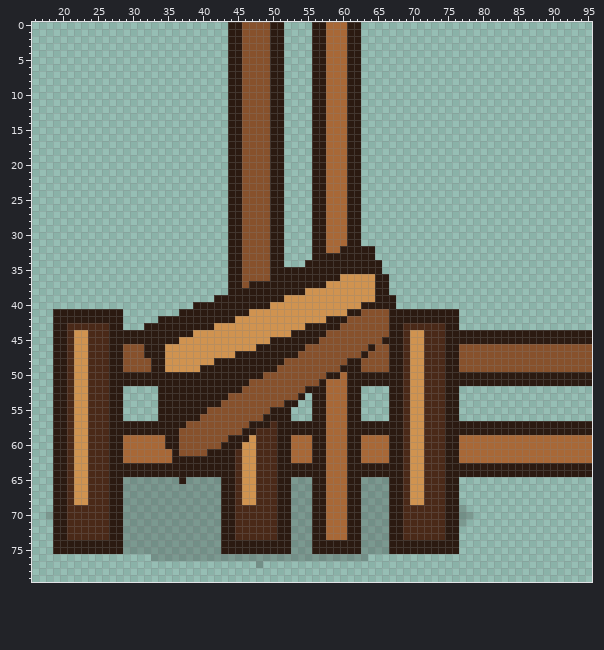
Two states of a pixel-art file, assets/source/aseprite/objects/placeables_96/gate_open_corner-up-right_96.aseprite. The picture above was drawn from the file before the commit.
96x96 pixels, 1 frame. Shown: x 16..95, y 0..79.
After:
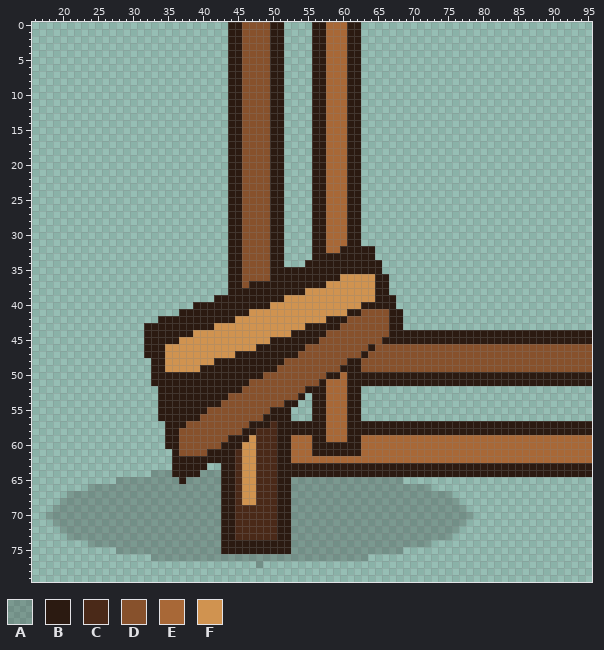
Palette (. is transparent): A #1b120d37  B #2b1a11  C #4a2918  D #87512c  E #a86837  F #d09350
Diff:
Colour A replaces colour B in row 64 at x 33 to 35 and 40 to 42; in row 65 at x 28, 56 to 57, 61 to 62 and 67 to 68; in row 66 at x 27 to 28, 56 to 57, 61 to 62 and 67 to 68; in row 67 at x 27 to 28, 56 to 57, 61 to 62, 67 to 68 and 75; in row 68 at x 20, 27 to 28, 56 to 57, 61 to 62, 67 to 68 and 75 to 76; in rows 69 to 71 at x 19 to 20, 27 to 28, 56 to 57, 61 to 62, 67 to 68 and 75 to 76.
Colour A replaces colour B in row 72 at x 20, 27 to 28, 56 to 57, 61 to 62, 67 to 68 and 75 to 76; in row 73 at x 27 to 28, 56 to 57, 61 to 62, 67 to 68 and 75; in row 74 at x 24 to 28, 56 to 62 and 67 to 72; in row 75 at x 28, 56 to 62 and 67 to 68.
Colour A replaces colour C in row 66 at x 24 to 26, 69 and 72; in rows 67 to 68 at x 21, 24 to 26, 69 and 72 to 74; in rows 69 to 73 at x 21 to 26 and 69 to 74.
Colour A replaces colour E in rows 65 to 73 at x 58 to 60.
Colour A replaces colour F in row 66 at x 70 to 71; in rows 67 to 68 at x 22 to 23 and 70 to 71.
Colour B replaces colour C in rows 44 to 45 at x 69 and 72 to 74; in rows 50 to 51 at x 69 and 72 to 74; in rows 57 to 58 at x 69 and 72 to 74; in rows 63 to 64 at x 69 and 72 to 74.
Colour B replaces colour E in rows 60 to 61 at x 58 to 60; in rows 63 to 64 at x 58 to 60.
Colour B replaces colour F in rows 44 to 45 at x 70 to 71; in rows 50 to 51 at x 70 to 71; in rows 57 to 58 at x 70 to 71; in rows 63 to 64 at x 70 to 71.
Colour D replaces colour B in rows 46 to 49 at x 67 to 68 and 75 to 76.
Colour D replaces colour C in rows 46 to 49 at x 69 and 72 to 74.
Colour D replaces colour F in rows 46 to 49 at x 70 to 71.
Colour E replaces colour B in rows 59 to 61 at x 67 to 68 and 75 to 76; in row 62 at x 56 to 57, 61 to 62, 67 to 68 and 75 to 76.
Colour E replaces colour C in rows 59 to 62 at x 69 and 72 to 74.
Colour E replaces colour F in rows 59 to 62 at x 70 to 71.
The author cleared colour B in rows 41 to 42 at x 19 to 28 and 69 to 76; in row 43 at x 19 to 20, 27 to 28 and 75 to 76; in rows 44 to 45 at x 19 to 20 and 27 to 31; in rows 46 to 49 at x 19 to 20 and 27 to 28; in rows 50 to 51 at x 19 to 20 and 27 to 32; in rows 52 to 56 at x 19 to 20, 27 to 28, 67 to 68 and 75 to 76.
The author cleared colour B in rows 57 to 58 at x 19 to 20 and 27 to 34; in rows 59 to 62 at x 19 to 20 and 27 to 28; in row 63 at x 19 to 20, 27 to 35 and 41 to 42; in row 64 at x 19 to 20 and 27 to 32; in row 65 at x 19 to 20, 27 and 75 to 76; in row 66 at x 19 to 20 and 75 to 76.
The author cleared colour B in row 67 at x 19 to 20 and 76; in row 68 at x 19; in row 72 at x 19; in row 73 at x 19 to 20 and 76; in row 74 at x 19 to 23 and 73 to 76; in row 75 at x 19 to 27 and 69 to 76.
The author cleared colour C in row 43 at x 21 to 26 and 69 to 74; in rows 44 to 51 at x 21 and 24 to 26; in rows 52 to 56 at x 21, 24 to 26, 69 and 72 to 74; in rows 57 to 64 at x 21 and 24 to 26; in row 65 at x 21, 24 to 26, 69 and 72 to 74; in row 66 at x 21 and 73 to 74.
The author cleared colour D in rows 46 to 47 at x 29 to 31; in rows 48 to 49 at x 29 to 32.
The author cleared colour E in rows 59 to 60 at x 29 to 34; in rows 61 to 62 at x 29 to 35.
The author cleared colour F in rows 44 to 51 at x 22 to 23; in rows 52 to 56 at x 22 to 23 and 70 to 71; in rows 57 to 64 at x 22 to 23; in row 65 at x 22 to 23 and 70 to 71; in row 66 at x 22 to 23.
Where, in picture pixels (left, top, right, bottom), the same in both pictures:
changed: (53, 309, 172, 554)
changed: (389, 309, 459, 554)
changed: (312, 442, 361, 554)
changed: (200, 463, 221, 477)
